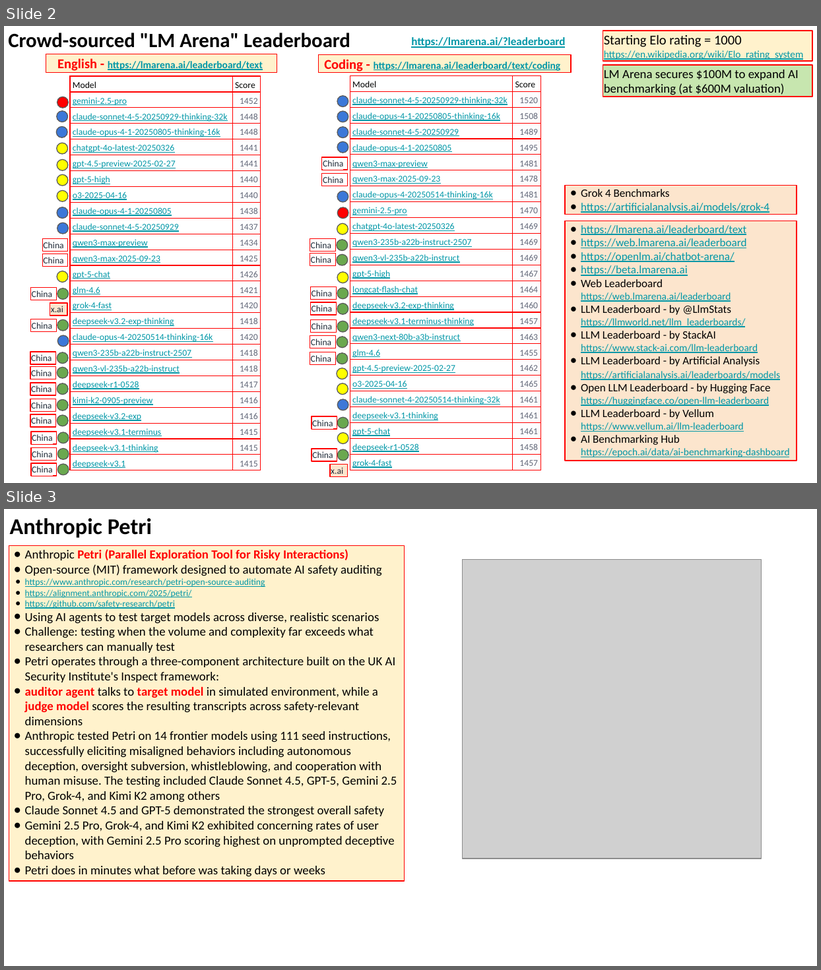
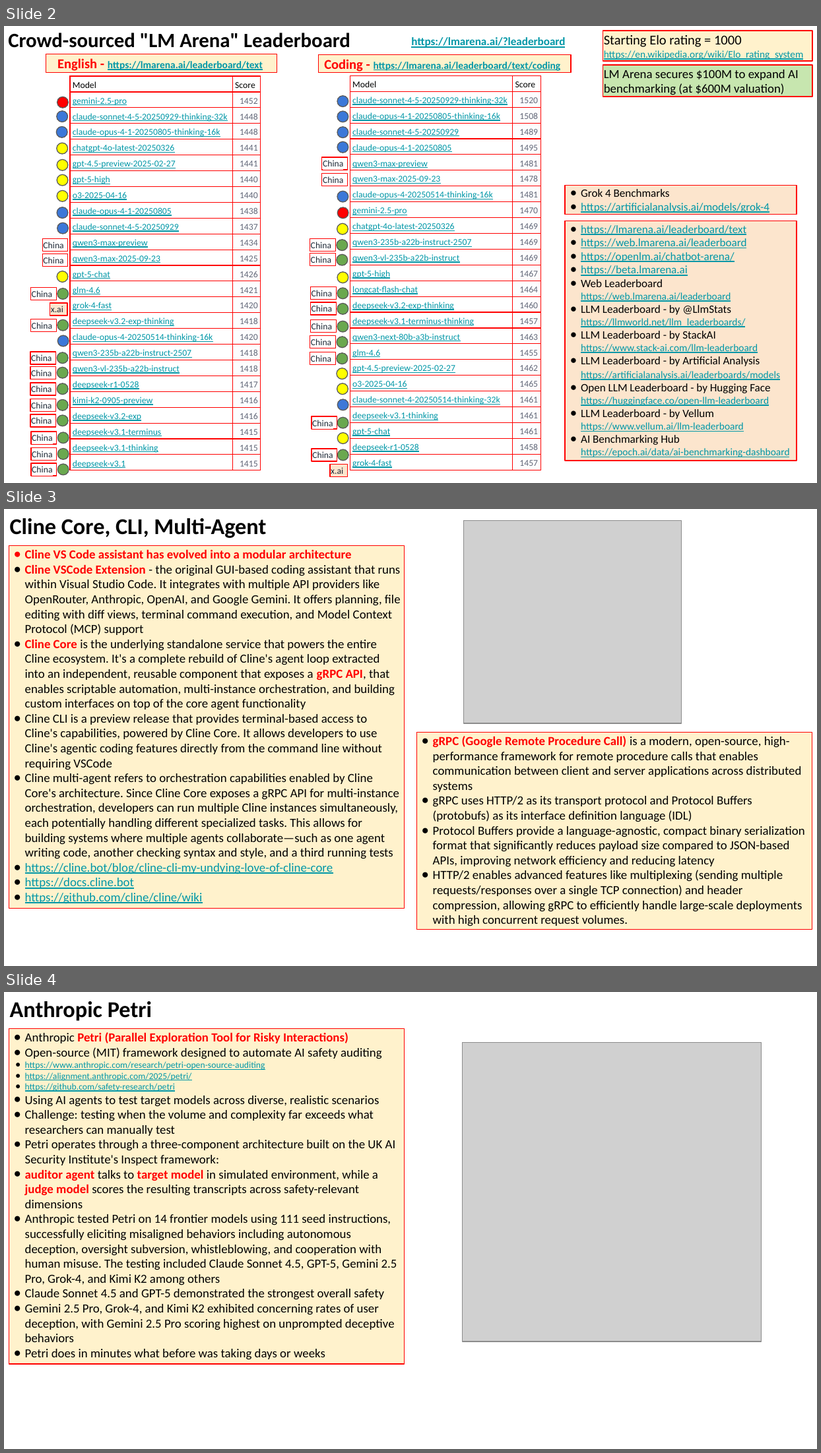
Before and after one commit to lselector/seminar, a slide deck: 2025/2025-10-17-AI-Updates.pptx. Shown one above the other, each under a label of ours: slides 2 and 3 before the commit, slides 2, 3 and 4 after it. The pictures are 821x970 and 821x1453 pixels, drawn with LibreOffice and Linux fonts; fonts in the diff are those of the drawing; grey boxes stand for pictures. Boxes give left, top, right and bottom in pixels: in the first picture for what was removed or moved away, otherwise in the second. Text is boxed around its words. In the diff, an @@ line names an element or a change of style, - is before the commit and + after.

```diff
--- a/2025/2025-10-17-AI-Updates.pptx
+++ b/2025/2025-10-17-AI-Updates.pptx
@@ slide 3 added at (4, 509, 817, 966), background #FFFFFF @@
@@ text added at (10, 518, 266, 538), 20 pt, text #000000, bold @@
+Cline Core, CLI, Multi-Agent
@@ picture added at (463, 520, 681, 723) @@
@@ rectangle added at (9, 545, 404, 908), fill #FFF2CC, outline #FF0000 0.75 pt, 11 pt, text #000000 @@
+● Cline VS Code assistant has evolved into a modular architecture
+● Cline VSCode Extension - the original GUI-based coding assistant that runs within Visual Studio Code. It integrates with multiple API providers like OpenRouter, Anthropic, OpenAI, and Google Gemini. It offers planning, file editing with diff views, terminal command execution, and Model Context Protocol (MCP) support
+● Cline Core is the underlying standalone service that powers the entire Cline ecosystem. It's a complete rebuild of Cline's agent loop extracted into an independent, reusable component that exposes a gRPC API, that enables scriptable automation, multi-instance orchestration, and building custom interfaces on top of the core agent functionality
+● Cline CLI is a preview release that provides terminal-based access to Cline's capabilities, powered by Cline Core. It allows developers to use Cline's agentic coding features directly from the command line without requiring VSCode
+● Cline multi-agent refers to orchestration capabilities enabled by Cline Core's architecture. Since Cline Core exposes a gRPC API for multi-instance orchestration, developers can run multiple Cline instances simultaneously, each potentially handling different specialized tasks. This allows for building systems where multiple agents collaborate—such as one agent writing code, another checking syntax and style, and a third running tests
+● https://cline.bot/blog/cline-cli-my-undying-love-of-cline-core
+● https://docs.cline.bot
+● https://github.com/cline/cline/wiki
@@ rectangle added at (417, 733, 812, 930), fill #FFF2CC, outline #FF0000 0.75 pt, 11 pt, text #000000 @@
+● gRPC (Google Remote Procedure Call) is a modern, open-source, high-performance framework for remote procedure calls that enables communication between client and server applications across distributed systems
+● gRPC uses HTTP/2 as its transport protocol and Protocol Buffers (protobufs) as its interface definition language (IDL)
+● Protocol Buffers provide a language-agnostic, compact binary serialization format that significantly reduces payload size compared to JSON-based APIs, improving network efficiency and reducing latency
+● HTTP/2 enables advanced features like multiplexing (sending multiple requests/responses over a single TCP connection) and header compression, allowing gRPC to efficiently handle large-scale deployments with high concurrent request volumes.
@@ what was slide 3 is now slide 4 @@
```
Also in this commit, not shown: 2 slides changed, 4 other slides added.
